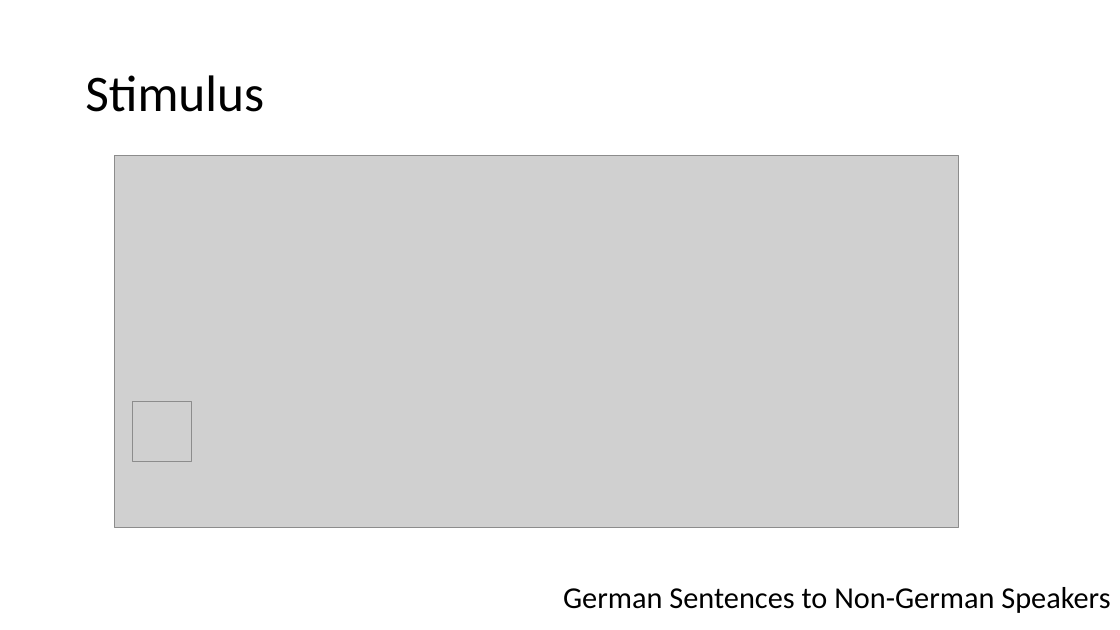
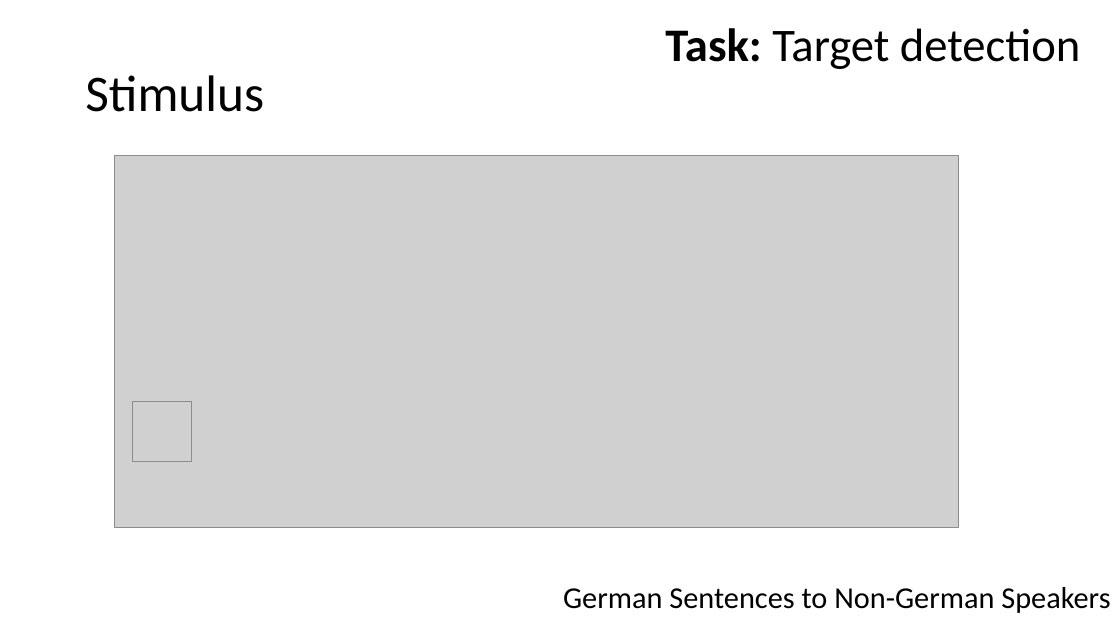
Before and after one commit to haberdashPI/german_track, a slide deck: slide 21 of presentations/ARO_2021/adapting_auditory_attention.pptx (slide 20 before the commit). Drawn at 1120x630 pixels with LibreOffice and Linux fonts; fonts in the diff are those of the drawing; grey boxes stand for pictures. Boxes give left, top, right and bottom in pixels: in the first picture for what was removed or moved away, otherwise in the second. Text is boxed around its words. In the diff, an @@ line names an element or a change of style, - is before the commit and + after.

```diff
--- a/presentations/ARO_2021/adapting_auditory_attention.pptx
+++ b/presentations/ARO_2021/adapting_auditory_attention.pptx
@@ text added at box(665, 28, 1081, 69), 40 pt, text #000000 @@
+Task: Target detection
```
Also in this commit, not shown: 24 other slides changed, 24 slides added, 21 slides removed.
